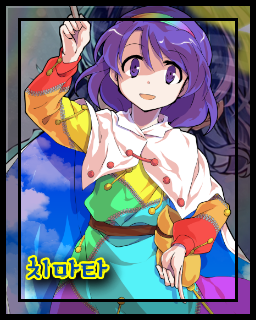
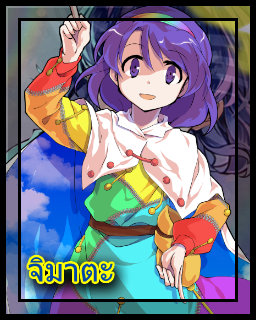
Layer changes from the first 256 × 320 image to the second:
painted on "Fondo" (1st of 3) over (128, 266, 131, 288)
painted on "CHIMATA_0.png" over (17, 248, 131, 299)